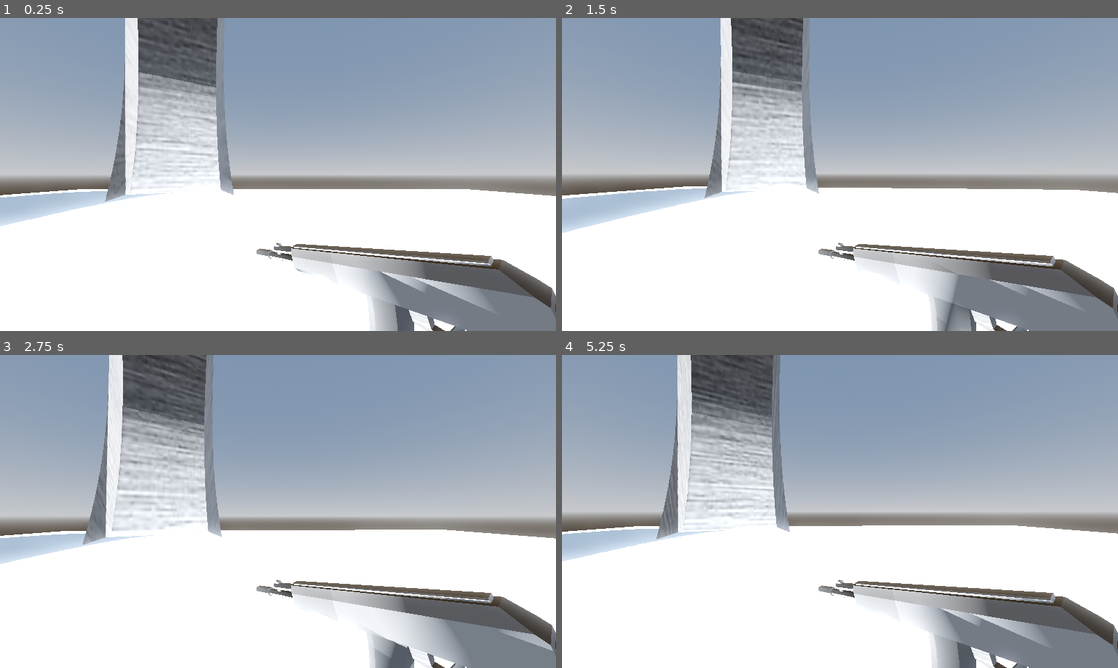
Above: before the commit, frames 1-4 (two rows, left to right).
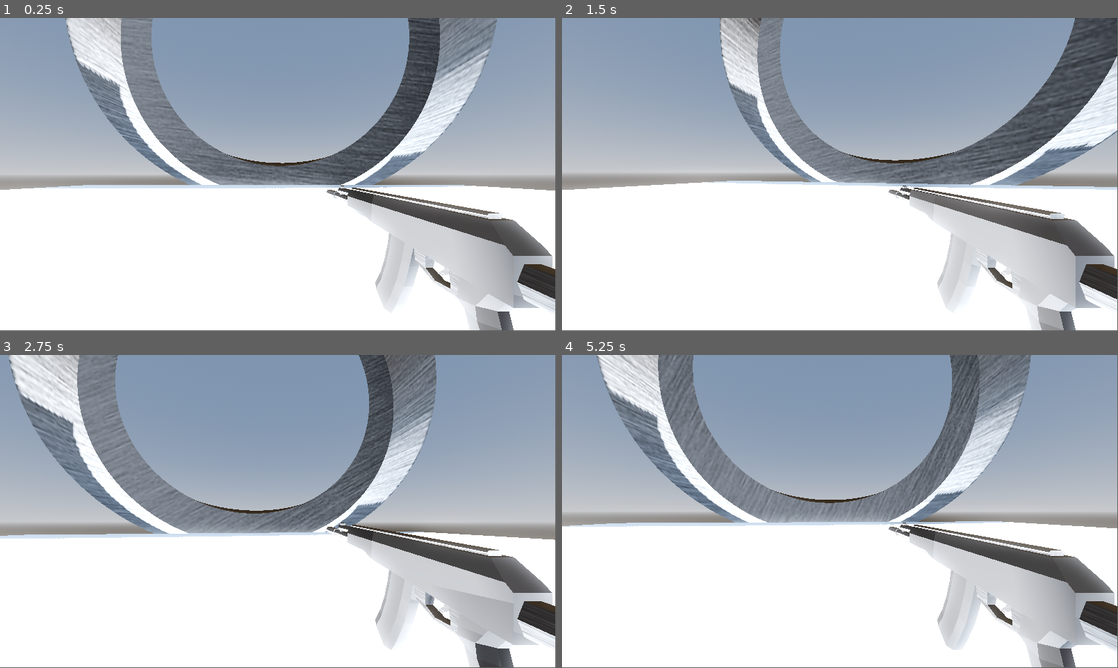
Above: after the commit, the same moments.

Repository: clarinet-player/Oxygen-Critical
Game: Godot game, scene res://scenes/testscene.tscn
The game is run twice, just before and just after one commit, with the same random seed, the same clock (stepped at 60 frames per second) and the same inputs.
Inputs (mouse positions are in pixels of both pictures, inside the frame that each line leads up to):
- Up to frame 1 (0.25 s): no input
- Up to frame 2 (1.5 s): tap Enter at 0.5 s; move the mouse to (867, 174) at 0.52 s; tap T at 0.6, 1.35 s; move the mouse to (812, 174) at 1.27 s
- Up to frame 3 (2.75 s): move the mouse to (289, 505) at 2.02 s; tap T at 2.1 s
- Up to frame 4 (5.25 s): move the mouse to (834, 517) at 2.77 s; tap T every 0.75 s from 2.85 to 5.1 s; move the mouse to (878, 514) at 3.52 s; move the mouse to (795, 508) at 4.27 s; move the mouse to (845, 511) at 5.02 s
In our replay, the window is 800x450 before the commit and 799x449 after it. These sizes can differ from the game's own. Grey fills any space a smaller window leaves; there, only what the larger window draws over its background counts as a difference.

The runs differ from the first frame. In frame 1, 36% of the frame differs, in the area x 0-100%, y 0-100%; in frame 2, 35%; in frame 3, 40%; in frame 4, 37%.

Commit message:
messing around with the player

Diff:
--- a/classes/player_body.tscn
+++ b/classes/player_body.tscn
@@ -306,7 +306,7 @@
 "
 
 [sub_resource type="SphereShape3D" id="SphereShape3D_g30ov"]
-radius = 1.0
+radius = 0.75
 
 [node name="player_body" type="RigidBody3D"]
 can_sleep = false
@@ -319,8 +319,8 @@
 shape = SubResource("SphereShape3D_g30ov")
 
 [node name="Camera3D" type="Camera3D" parent="."]
-transform = Transform3D(1, 0, 0, 0, 1, 0, 0, 0, 1, 0, 0.9, 0)
+transform = Transform3D(1, 0, 0, 0, 1, 0, 0, 0, 1, 0, 0.706544, 0)
 fov = 80.0
 
 [node name="ak12" parent="." instance=ExtResource("1_cnjq7")]
-transform = Transform3D(-0.278488, 0.826811, -0.488701, 0.948965, 0.158459, -0.272681, -0.148017, -0.539699, -0.828744, 0.281315, 0.750673, -0.188785)
+transform = Transform3D(4.37114e-08, 1, 1.09268e-14, 1, -4.37114e-08, 8.74228e-08, 8.74228e-08, 0, -1, 0.256469, 0.599492, -0.191333)
--- a/project.godot
+++ b/project.godot
@@ -21,8 +21,8 @@
 
 [display]
 
-window/size/viewport_width=800
-window/size/viewport_height=450
+window/size/viewport_width=1920
+window/size/viewport_height=1080
 
 [filesystem]
 
--- a/scenes/testscene.tscn
+++ b/scenes/testscene.tscn
@@ -24,7 +24,8 @@
 fog_density = 0.1
 
 [sub_resource type="CapsuleMesh" id="CapsuleMesh_j8woo"]
-radius = 0.3
+radius = 0.25
+height = 1.75
 
 [sub_resource type="StandardMaterial3D" id="StandardMaterial3D_4vvhj"]
 cull_mode = 2
@@ -89,6 +90,7 @@
 transform = Transform3D(1, 0, 0, 0, 1, 0, 0, 0, 1, 0.530196, 27.0414, -0.244938)
 
 [node name="MeshInstance3D" type="MeshInstance3D" parent="player_body"]
+transform = Transform3D(1, 0, 0, 0, 1, 0, 0, 0, 1, 0, 0.379778, 0)
 mesh = SubResource("CapsuleMesh_j8woo")
 
 [node name="RigidBody3D" type="RigidBody3D" parent="."]
@@ -103,7 +105,7 @@
 shape = SubResource("BoxShape3D_pjokn")
 
 [node name="Ship" type="RigidBody3D" parent="."]
-transform = Transform3D(0.448992, 0, -0.893536, 0, 1, 0, 0.893536, 0, 0.448992, 1.03203, 39.6409, 1.75187)
+transform = Transform3D(1, 0, 0, 0, 1, 0, 0, 0, 1, 1.03203, 51.9829, -30.3617)
 freeze = true
 freeze_mode = 1
 custom_integrator = true
